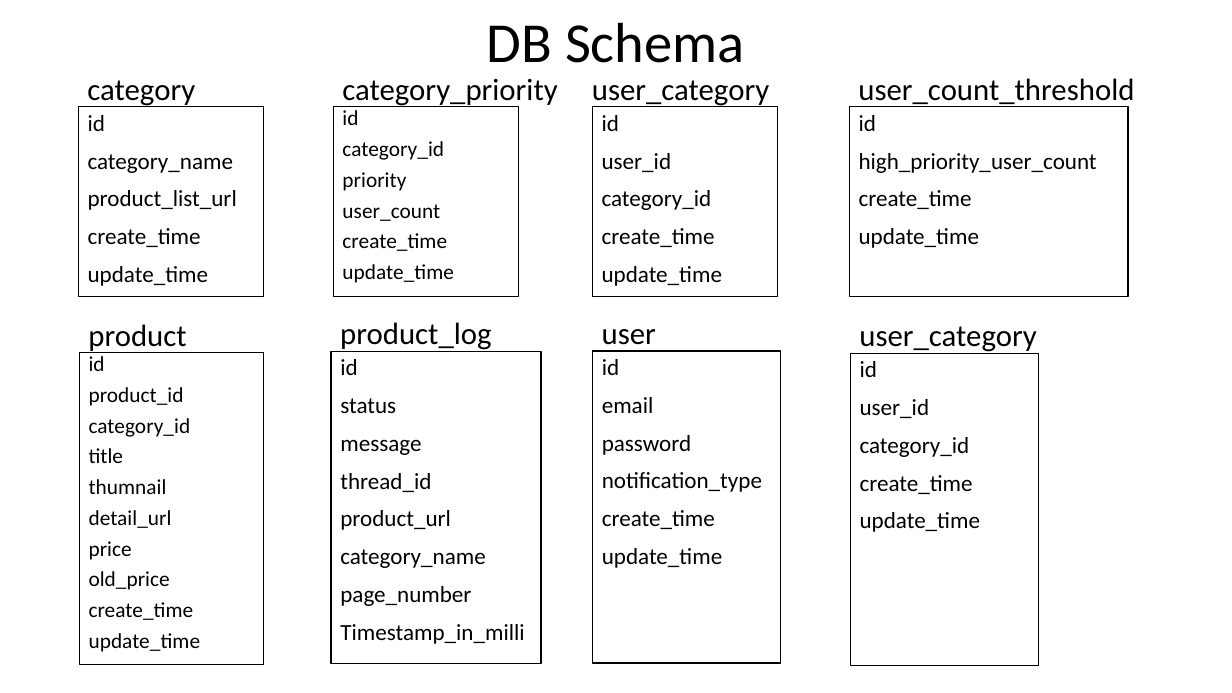
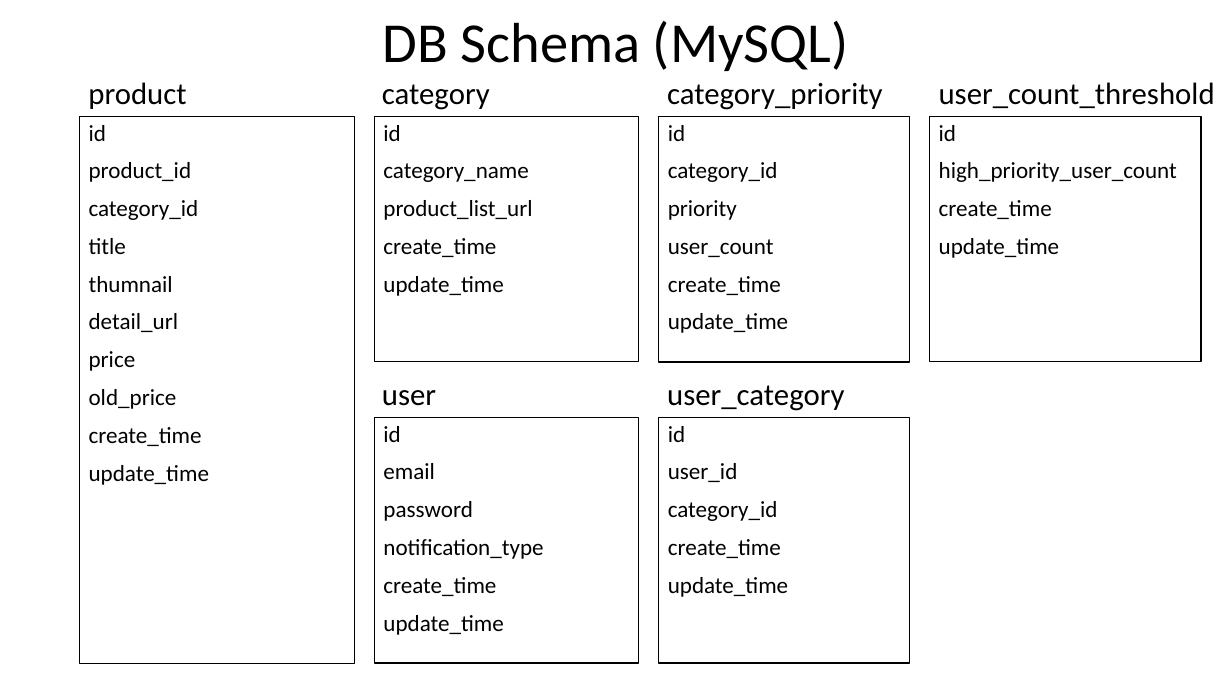
Before and after one commit to youhusky/price-monitoring-system, a slide deck: slide 3 of PriceMonitoringDesign.pptx (slide 9 before the commit). Drawn at 1232x693 pixels with LibreOffice and Linux fonts; fonts in the diff are those of the drawing. Boxes give left, top, right and bottom in pixels: in the first picture for what was removed or moved away, otherwise in the second. Text is boxed around its words. In the diff, an @@ line names an element or a change of style, - is before the commit and + after.

```diff
--- a/PriceMonitoringDesign.pptx
+++ b/PriceMonitoringDesign.pptx
@@ title at (383, 21, 849, 71): text changed @@
-DB Schema
+DB Schema (MySQL)
@@ text "product": place and size @@
-text "product" at (88, 324, 186, 353)
+text "product" at (88, 82, 186, 109)
@@ text "category": place and size @@
-text "category" at (87, 80, 195, 107)
+text "category" at (382, 84, 490, 110)
@@ text "category_priority": place and size @@
-text "category_priority" at (342, 79, 557, 108)
+text "category_priority" at (667, 83, 882, 110)
@@ text "user_count_threshold" rewrapped from (858, 78, 1134, 108) to (939, 82, 1215, 108) @@
@@ rectangle "id": place and size @@
-rectangle "id" at (79, 353, 263, 665)
+rectangle "id" at (79, 116, 355, 664)
@@ rectangle "id" at (79, 116, 355, 664): size 16.6 to 18 pt; line spacing 0.7 to 0.9 @@
@@ text "id": place and size @@
-text "id" at (79, 107, 264, 297)
+text "id" at (374, 116, 639, 361)
@@ rectangle "id" at (659, 116, 910, 362): size 16.6 to 18 pt; line spacing 0.7 to 0.9 @@
@@ rectangle "id": place and size @@
-rectangle "id" at (334, 107, 519, 297)
+rectangle "id" at (659, 116, 910, 362)
@@ rectangle "id": place and size @@
-rectangle "id" at (849, 107, 1128, 297)
+rectangle "id" at (930, 116, 1202, 361)
@@ text removed at (340, 322, 491, 352) @@
-product_log
@@ text removed at (859, 326, 1036, 354) @@
-user_category
@@ rectangle removed at (331, 351, 541, 664) @@
-id
-status
-message
-thread_id
-product_url
-category_name
-page_number
-Timestamp_in_milli
@@ rectangle removed at (850, 353, 1039, 665) @@
-id
-user_id
-category_id
-create_time
-update_time
@@ text "user" rewrapped from (602, 329, 656, 352) to (382, 390, 436, 406) @@
@@ text "user_category": place and size @@
-text "user_category" at (592, 80, 769, 108)
+text "user_category" at (667, 385, 844, 411)
@@ rectangle "id": place and size @@
-rectangle "id" at (592, 351, 781, 664)
+rectangle "id" at (374, 418, 639, 664)
@@ rectangle "id": place and size @@
-rectangle "id" at (592, 107, 778, 297)
+rectangle "id" at (659, 418, 910, 664)
```
Also in this commit, not shown: 8 other slides changed, 1 slide added, 3 other files.
